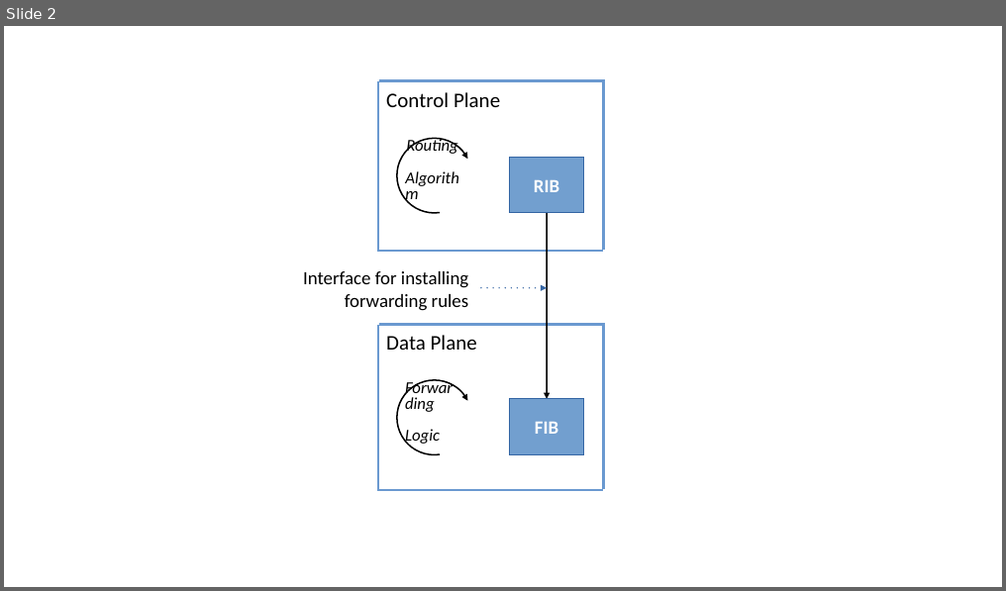
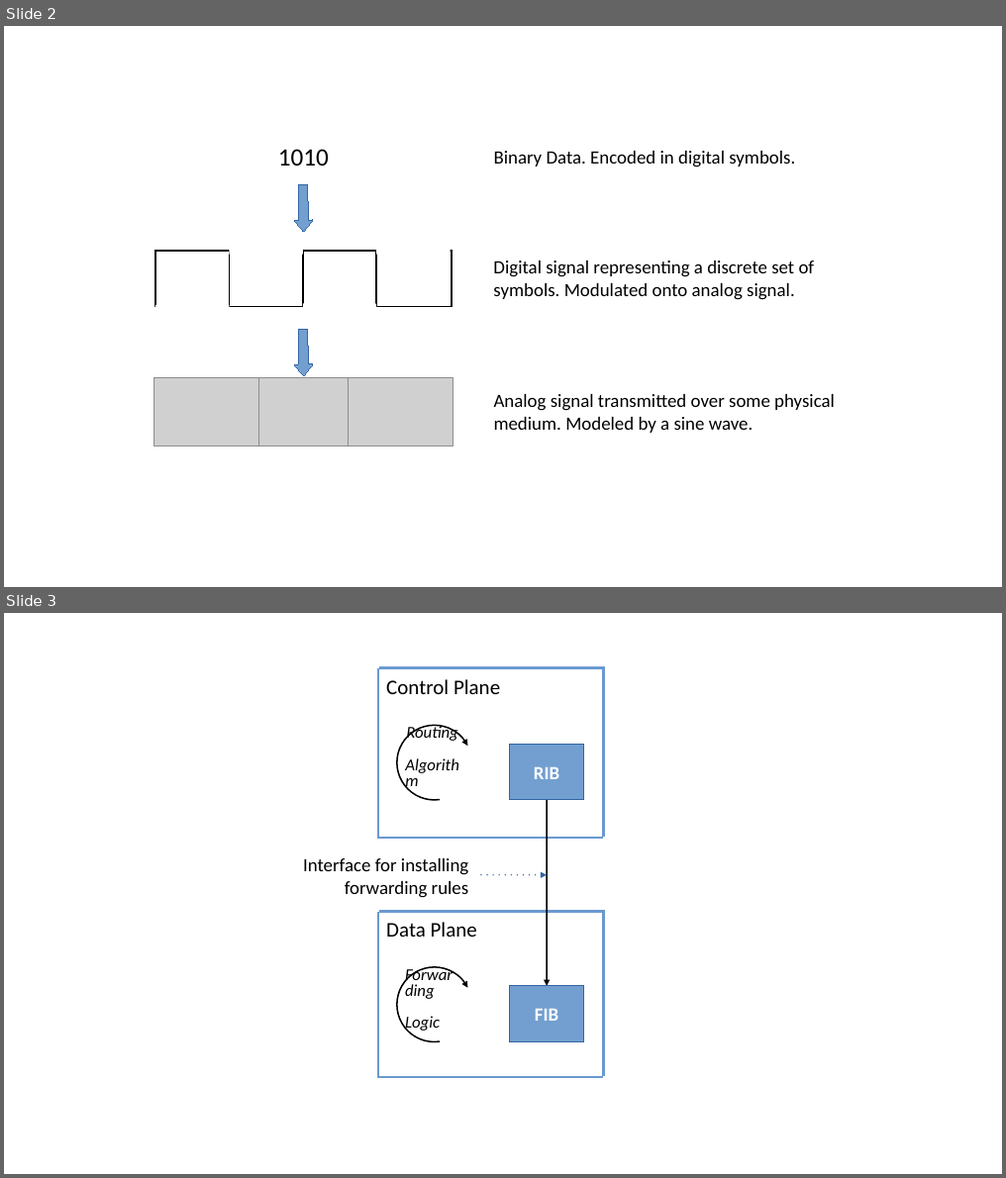
Before and after one commit to SystemsApproach/7E, a slide deck: switches/figures/figures.odp. Shown one above the other, each under a label of ours: slide 2 before the commit, slides 2 and 3 after it. The pictures are 1006x591 and 1006x1178 pixels, drawn with LibreOffice and Linux fonts; fonts in the diff are those of the drawing; grey boxes stand for pictures. Boxes give left, top, right and bottom in pixels: in the first picture for what was removed or moved away, otherwise in the second. Text is boxed around its words. In the diff, an @@ line names an element or a change of style, - is before the commit and + after.

```diff
--- a/switches/figures/figures.odp
+++ b/switches/figures/figures.odp
@@ slide 2 added at bbox=[4, 26, 1002, 587], background #FFFFFF @@
@@ text added at bbox=[278, 149, 329, 166], 24 pt, text #000000 @@
+1010
@@ text added at bbox=[494, 151, 795, 168], 18 pt, text #000000 @@
+Binary Data. Encoded in digital symbols.
@@ left arrow added at bbox=[294, 185, 313, 232], fill #729FCF, outline #3465A4 0 pt @@
@@ text added at bbox=[493, 261, 815, 300], 18 pt, text #000000 @@
+Digital signal representing a discrete set of
+symbols. Modulated onto analog signal.
@@ group added at bbox=[155, 251, 451, 307]: 4 rectangles, 4 lines @@
@@ left arrow added at bbox=[294, 330, 313, 376], fill #729FCF, outline #3465A4 0 pt @@
@@ picture added at bbox=[153, 377, 259, 446] @@
@@ picture added at bbox=[252, 377, 356, 446] @@
@@ picture added at bbox=[348, 377, 453, 446] @@
@@ text added at bbox=[494, 394, 835, 433], 18 pt, text #000000 @@
+Analog signal transmitted over some physical
+medium. Modeled by a sine wave.
@@ what was slide 2 is now slide 3 @@
```
Also in this commit, not shown: 7 other files.
